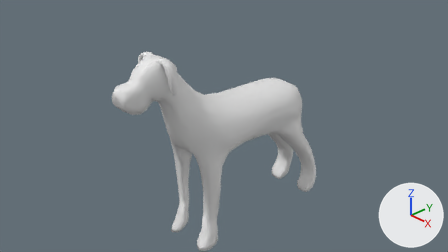
Renders of the Blender file Assets/Blender Models/TestBlenderRig/New-CyberDogRigV4.blend from each side of a commit.
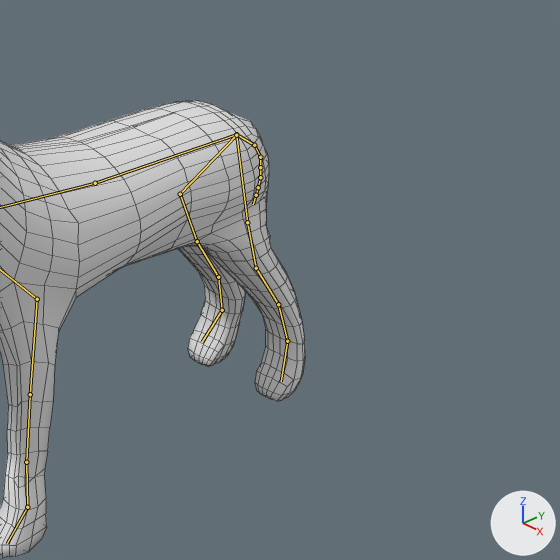
Each version appears first from the file's camera 'Camera', and next in a close-up on the part from 45% to 92% of the width and 16% to 100% of the height. The axes (+X, +Y, +Z) are drawn at lower right. The lights are the same throughout. The bones that bend it are drawn over the model as lines in the close-ups. The close-ups show mesh edges as thin lines.

In view in the first close-up: 'Body'.
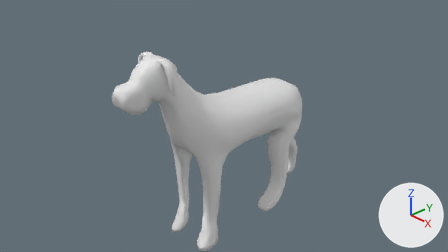
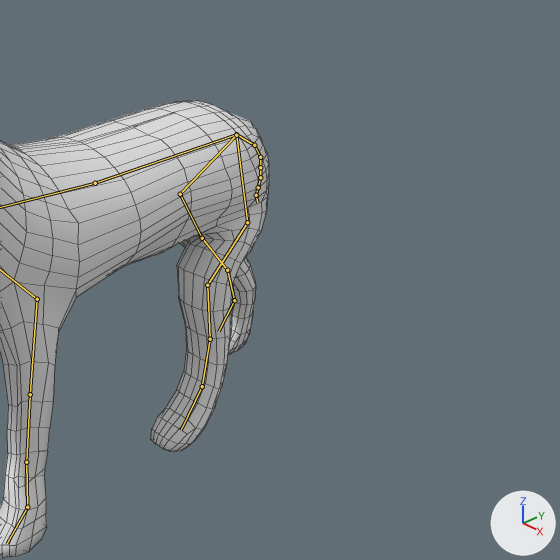
The newer file adds an action. The first version stands in its rest pose; the second is drawn at frame 9 of the action 'ArmatureAction'.

Pixel boxes (x1, y1, x2, y2) of what changed, in the close-ups (560 x 560 px):
'Body', posed
    before: (0, 100, 305, 558)
    after: (0, 100, 269, 558)
bone 'Bone.026', root to tip
    before: (256, 195) to (253, 204)
    after: (256, 195) to (257, 202)
bone 'backstifle.l', root to tip
    before: (247, 222) to (256, 268)
    after: (247, 222) to (207, 285)
bone 'backleftelbow.l', root to tip
    before: (256, 268) to (278, 304)
    after: (207, 285) to (210, 339)
bone 'backstifle.r', root to tip
    before: (180, 194) to (197, 241)
    after: (180, 194) to (202, 238)
bone 'backleftfoot.r', root to tip
    before: (222, 310) to (202, 342)
    after: (234, 300) to (218, 331)

The change in detail:
Bone 'Bone.026' (bone_bone_026) turns from (0, 0, 0) to (27, -5, -2) degrees about its own x, y and z.
Bone 'backstifle.l' (bone_backstifle_l) turns from (0, 0, 0) to (-43, 1, -13) degrees about its own x, y and z.
Bone 'backleftelbow.l' (bone_backleftelbow_l) turns from (0, 0, 0) to (22, -1, 6) degrees about its own x, y and z.
Bone 'backstifle.r' (bone_backstifle_r) turns from (0, 0, 0) to (4, -1, -1) degrees about its own x, y and z.
Bone 'backleftfoot.r' (bone_backleftfoot_r) turns from (0, 0, 0) to (1, 0, -1) degrees about its own x, y and z.
